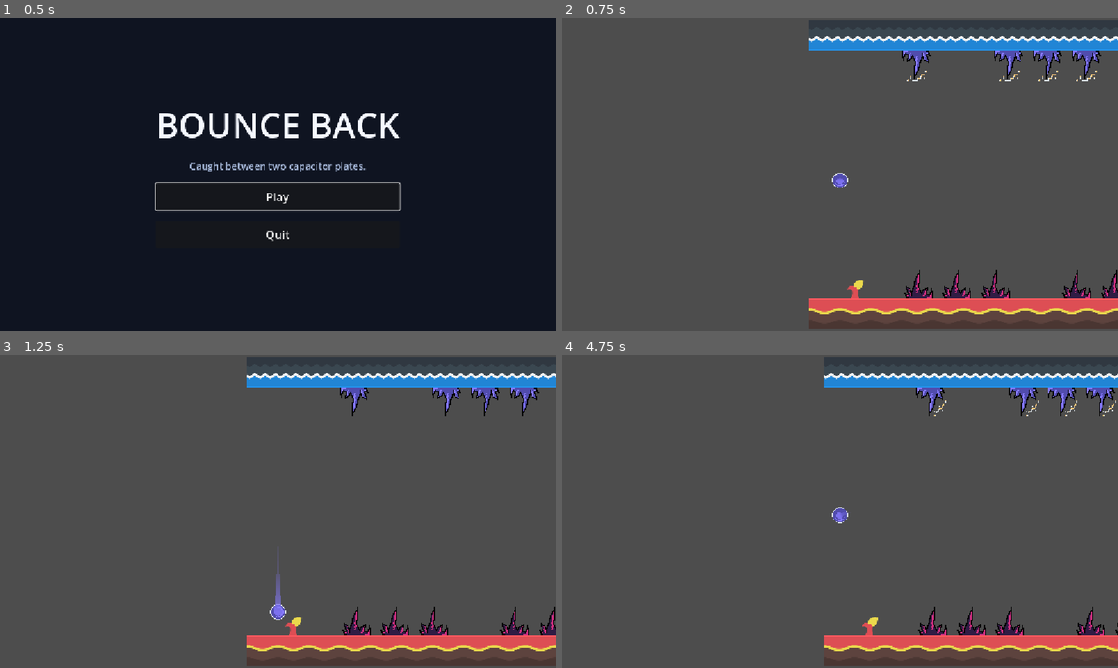
Above: before the commit, frames 1-4 (two rows, left to right).
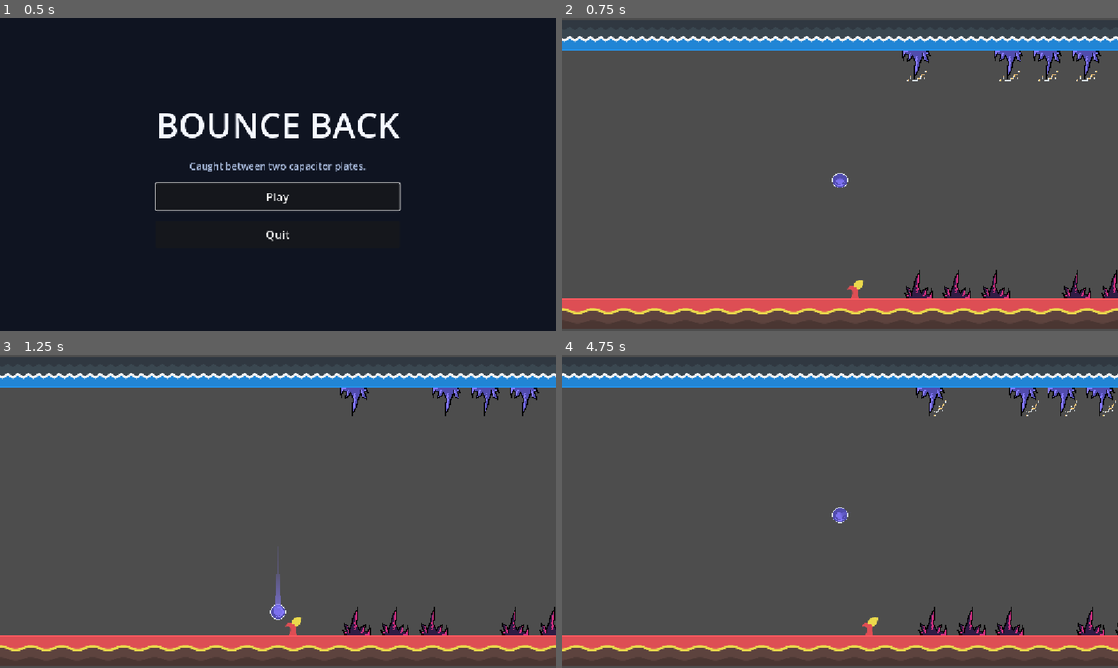
Above: after the commit, the same moments.

Repository: Unknown-device/Haven-game
Game: Godot game, scene res://ui/main_menu.tscn
Same seed, same stepped clock (60 frames per second), same inputs: the game is played once before the commit and once after it.
Inputs (mouse positions are in pixels of both pictures, inside the frame that each line leads up to):
- Up to frame 1 (0.5 s): no input
- Up to frame 2 (0.75 s): click "Play" at 0.5 s
- Up to frame 3 (1.25 s): no input
- Up to frame 4 (4.75 s): tap Enter (ui_accept) at 1.25, 1.52, 4.52 s; move the mouse to (962, 495) at 1.27 s; hold Right (ui_right) 1.28-2 s; click (962, 495) at 1.42 s; drag from (728, 527) to (817, 398) at 2.02 s; move the mouse to (895, 442) at 2.77 s; hold Right (ui_right) 2.78-3.5 s; drag from (812, 574) to (717, 624) at 3.52 s; move the mouse to (1006, 558) at 4.27 s; hold Left (ui_left) from 4.28 s (still down)

Frame 1 is identical in both runs. In frame 2, 6.1% of the frame differs, in the area x 0-45%, y 0-100%; in frame 3, 6.1%; in frame 4, 6.4%, in the area x 0-48%, y 0-100%.

Commit message:
add previous

Diff:
--- a/chunk_manager.gd
+++ b/chunk_manager.gd
@@ -5,6 +5,7 @@
 ## Setup:
 ##   - Place this node at (0, 64) in main.tscn (same y as the old Chunk01).
 ##   - Assign your chunk scenes to chunk_scenes.
+##   - Assign a plain chunk to start_chunk_scene to fill the area behind the start.
 ##   - Leave ball_path empty to auto-find the node in the "ball" group.
 
 const CHUNK_WIDTH := 1152.0
@@ -13,6 +14,8 @@
 const BEHIND := 1   ## Extra chunks kept behind the left edge of the screen.
 
 @export var chunk_scenes: Array[PackedScene] = []
+@export var start_chunk_scene: PackedScene  ## Safe chunk placed before start_x.
+@export var start_chunks_before := 1         ## How many start chunks to place to the left.
 @export var ball_path: NodePath
 @export var start_x := 0.0
 @export var avoid_immediate_repeat := true
@@ -41,7 +44,20 @@
 		push_error("ChunkManager: no ball found. Set ball_path or add the ball to the 'ball' group.")
 		return
 
+	_spawn_start_chunks()
 	_ensure_ahead()
+
+
+func _spawn_start_chunks() -> void:
+	if start_chunk_scene == null:
+		return
+
+	for i in range(start_chunks_before):
+		# Spawn left to right so _active stays ordered from oldest to newest.
+		var chunk := start_chunk_scene.instantiate() as Node2D
+		chunk.position = Vector2(start_x - CHUNK_WIDTH * (start_chunks_before - i), 0.0)
+		add_child(chunk)
+		_active.append(chunk)
 
 
 func _process(_delta: float) -> void:
--- a/main.tscn
+++ b/main.tscn
@@ -9,6 +9,7 @@
 [ext_resource type="PackedScene" path="res://ui/pause_menu.tscn" id="6_pause"]
 [ext_resource type="PackedScene" path="res://ui/game_over_menu.tscn" id="7_gameover"]
 [ext_resource type="Script" path="res://chunk_manager.gd" id="8_chunk_manager"]
+[ext_resource type="PackedScene" uid="uid://cg3pa5vnnb77u" path="res://Assets/lvls/chunk_template.tscn" id="9_start_chunk"]
 
 [node name="Node2D" type="Node2D" unique_id=663734214]
 script = ExtResource("5_game")
@@ -17,6 +18,8 @@
 position = Vector2(0, 64)
 script = ExtResource("8_chunk_manager")
 chunk_scenes = Array[PackedScene]([ExtResource("4_chunk")])
+start_chunk_scene = ExtResource("9_start_chunk")
+start_chunks_before = 1
 
 [node name="Camera2D" type="Camera2D" parent="." unique_id=1514455966 node_paths=PackedStringArray("target")]
 position = Vector2(576, 320)
